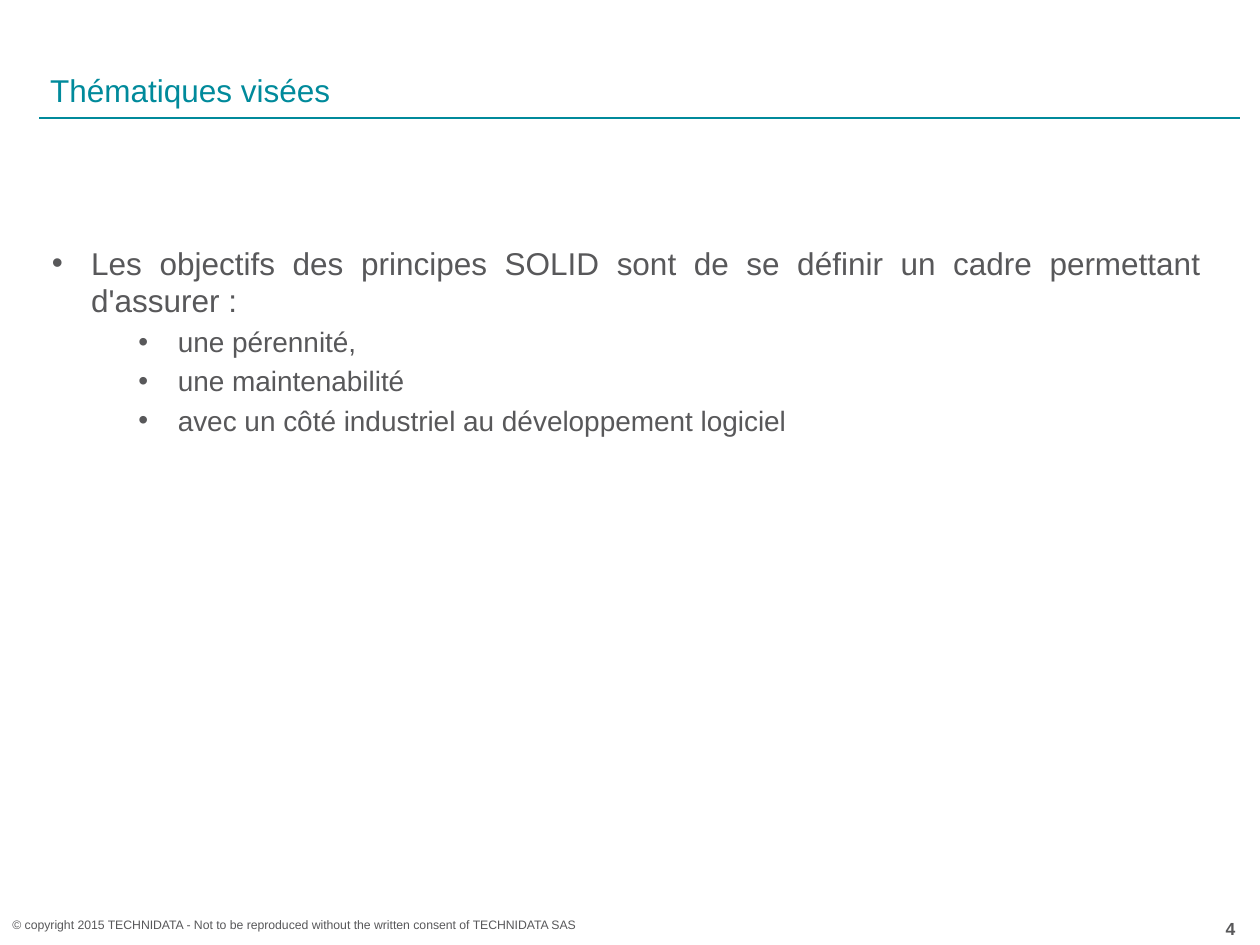
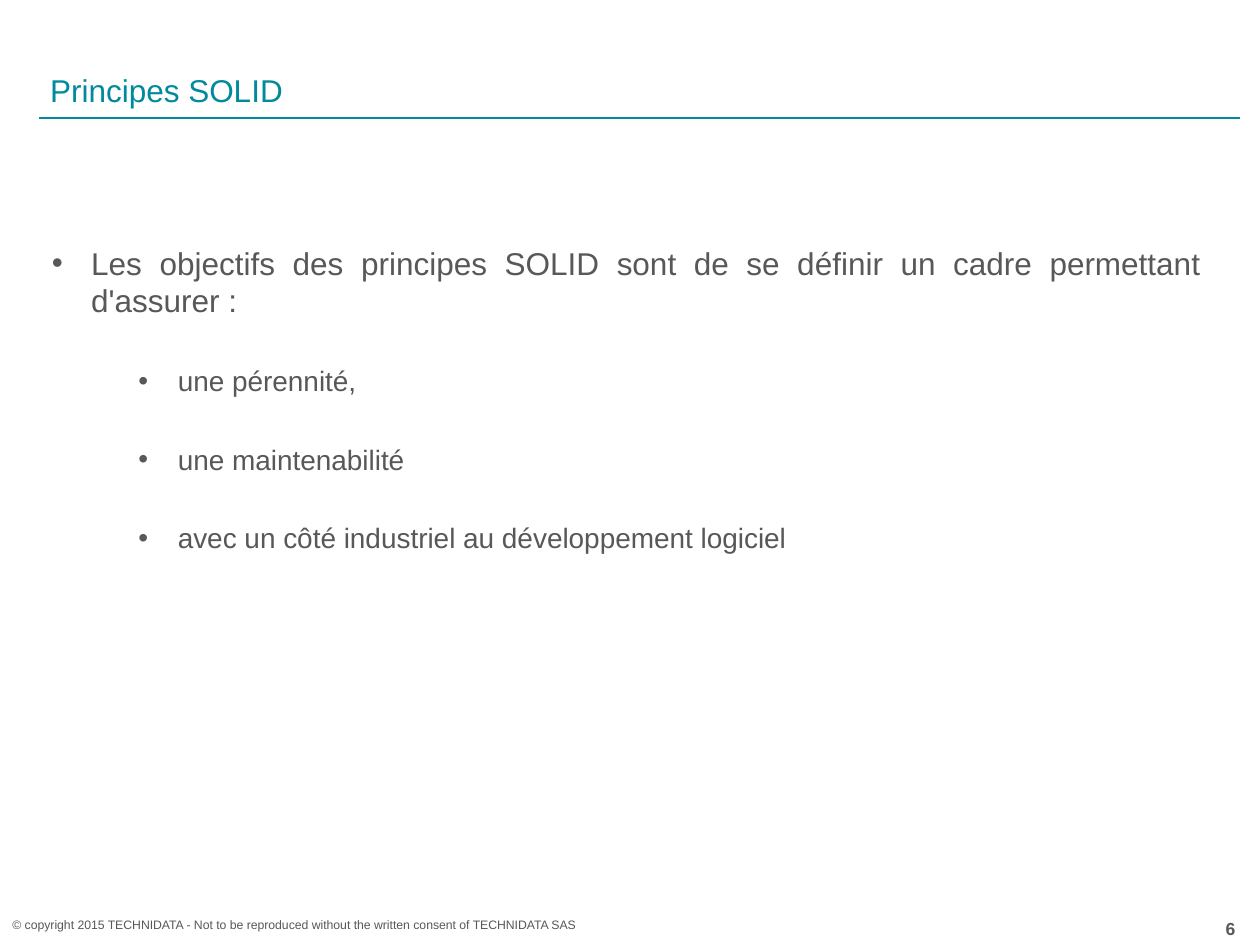
Before and after one commit to acoudene/ObjectCalisthenics, a slide deck: slide 6 of ObjectCalisthenics.pptx (slide 4 before the commit). Drawn at 1260x945 pixels with LibreOffice and Linux fonts; fonts in the diff are those of the drawing; background and template pictures are left out. Boxes give left, top, right and bottom in pixels: in the first picture for what was removed or moved away, otherwise in the second. Text is boxed around its words. In the diff, an @@ line names an element or a change of style, - is before the commit and + after.

```diff
--- a/ObjectCalisthenics.pptx
+++ b/ObjectCalisthenics.pptx
@@ title at (50,79,282,108): text changed @@
-Thématiques visées
+Principes SOLID
@@ text "Les objectifs des principes SOLID ..." rewrapped from (91,252,1200,436) to (91,252,1200,553) @@
@@ page number at (1226,923,1236,935): text changed @@
-4
+6
```
Also in this commit, not shown: 6 other slides changed, 3 slides added.
